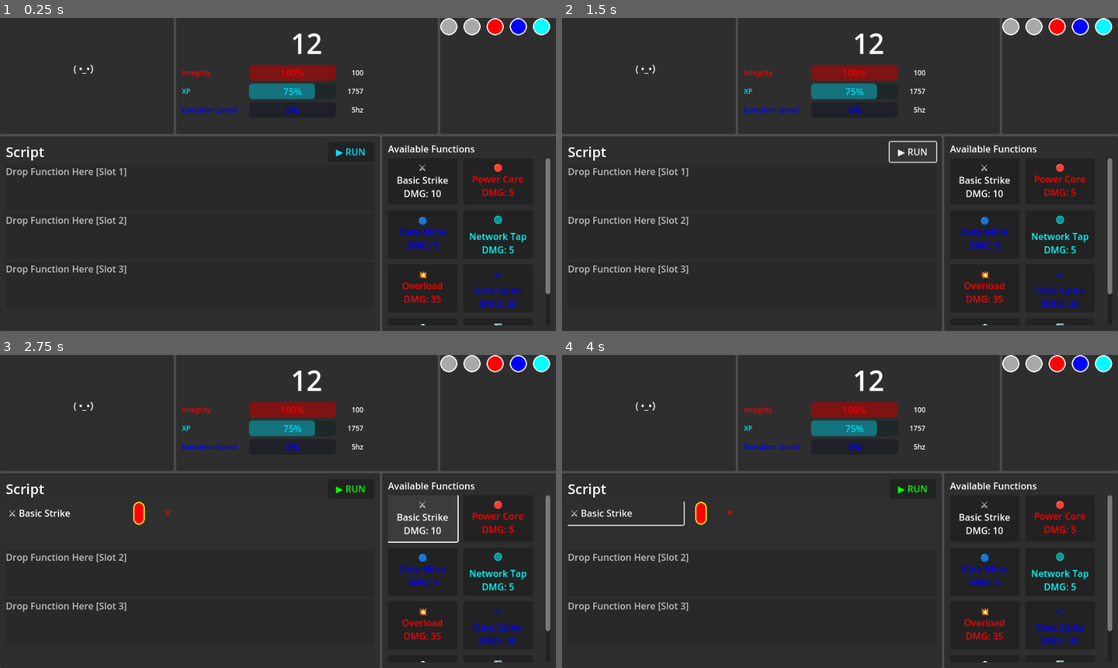
Above: before the commit, frames 1-4 (two rows, left to right).
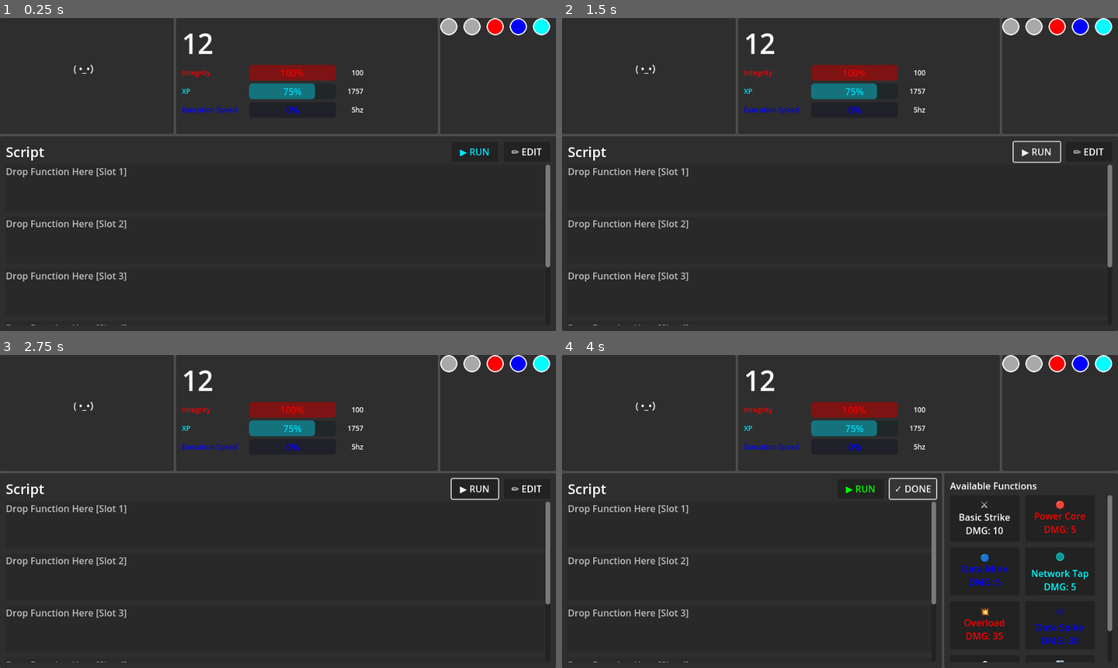
Above: after the commit, the same moments.

Repository: timrolls/Idle-Hacker
Game: Godot game, scene res://Scenes/Prototype/function_combat_prototype.tscn
The game is run twice, just before and just after one commit, with the same random seed, the same clock (stepped at 60 frames per second) and the same inputs. This scene is started directly instead of the project's main scene.
Inputs (mouse positions are in pixels of both pictures, inside the frame that each line leads up to):
- Up to frame 1 (0.25 s): no input
- Up to frame 2 (1.5 s): click "▶ RUN" at 0.5 s; click "⏸ PAUSE" at 1.25 s
- Up to frame 3 (2.75 s): click (422, 517) at 2 s, where only the run before the commit has a clickable "⚔ Basic Strike DMG: 10"
- Up to frame 4 (4 s): click (623, 514) at 2.75 s, where only the run before the commit has a clickable "⚔ Basic Strike"; click (1090, 489) at 3.5 s, where only the run after the commit has a clickable "✏ EDIT"

The runs differ from the first frame. In frame 1, 3.1% of the frame differs, in the area x 1-99%, y 4-100%; in frame 2, 3.4%; in frame 3, 4.0%; in frame 4, 2.3%.

Commit message:
added an edit toggle for the script list

Diff:
--- a/idle-hacker/Scenes/Prototype/function_combat_prototype.gd
+++ b/idle-hacker/Scenes/Prototype/function_combat_prototype.gd
@@ -1,4 +1,4 @@
-# FunctionCombatPrototype.gd
+# FunctionCombatPrototype.gd - Complete script with edit mode
 extends Control
 
 # Energy types
@@ -30,13 +30,13 @@
 	var max_health: int = 100
 	var current_health: int = 100
 	var energy_queue: Array = []  # Max 5 slots
-	var function_script: Array = []  # Array of CombatFunction - Max 3 slots
+	var function_script: Array = []  # Array of CombatFunction - Max 5 slots
 	var execution_speed: float = 2.0  # Seconds between attacks
 	var attack_timer: float = 0.0
 	var integrity: float = 1.0  # 0.0 to 1.0
 	var xp: int = 1757
 	var current_function_index: int = 0
-	var max_function_slots: int = 3
+	var max_function_slots: int = 5
 
 	func _init():
 		# Initialize with 5 empty energy slots
@@ -90,6 +90,8 @@
 @onready var xp_bar = $VBox/TopPanel/StatsPanel/StatsVBox/BarsGrid/XPBar
 @onready var execution_bar = $VBox/TopPanel/StatsPanel/StatsVBox/BarsGrid/ExecutionBar
 @onready var run_button = $VBox/BottomPanel/LeftPanel/LeftVBox/HeaderContainer/RunButton
+@onready var edit_button = $VBox/BottomPanel/LeftPanel/LeftVBox/HeaderContainer/EditButton
+@onready var right_panel = $VBox/BottomPanel/RightPanel
 
 # Test agent
 var test_agent: FunctionAgent
@@ -98,16 +100,24 @@
 var drag_preview: Control = null
 var dragging_function: CombatFunction = null
 var dragging_from_slot: int = -1
-var is_dragging: bool = false  # Add explicit dragging state
+var is_dragging: bool = false
 
 # Execution control
 var is_running: bool = false
+var is_editing: bool = false
 var last_function_script_size: int = 0
 var last_current_function_index: int = 0
 
 func _ready():
-	# Connect the run button
+	print("FunctionCombatPrototype _ready() called")
+
+	# Connect the buttons
 	run_button.pressed.connect(_on_run_button_pressed)
+	edit_button.pressed.connect(_on_edit_button_pressed)
+
+	print("Button connections made")
+	print("Edit button: ", edit_button)
+	print("Right panel: ", right_panel)
 
 	create_test_agent()
 	setup_available_functions()
@@ -116,6 +126,7 @@
 	update_energy_display()
 	update_function_display()  # Force initial display of empty slots
 	update_stats_display()
+	update_edit_mode_display()  # Set initial edit mode state
 
 	# Set up tracking variables after initial display
 	last_function_script_size = test_agent.function_script.size()
@@ -128,7 +139,68 @@
 	timer.autostart = true
 	add_child(timer)
 
+	print("_ready() completed")
+
+func _on_edit_button_pressed():
+	print("EDIT BUTTON PRESSED!")
+	is_editing = !is_editing
+
+	print("Edit button pressed! is_editing is now: ", is_editing)
+	print("Right panel node: ", right_panel)
+	print("Right panel current visibility: ", right_panel.visible if right_panel else "NULL")
+
+	if is_editing:
+		# Enter edit mode
+		edit_button.text = "✓ DONE"
+		edit_button.add_theme_color_override("font_color", Color.GREEN)
+
+		# Pause execution and reset timer
+		is_running = false
+		test_agent.attack_timer = 0.0
+		test_agent.current_function_index = 0
+
+		# Update run button to show paused state
+		run_button.text = "▶ RUN"
+		run_button.add_theme_color_override("font_color", Color.GREEN)
+
+		print("Edit mode enabled - execution paused")
+	else:
+		# Exit edit mode
+		edit_button.text = "✏ EDIT"
+		edit_button.add_theme_color_override("font_color", Color.WHITE)
+
+		print("Edit mode disabled")
+
+	# Update display
+	update_edit_mode_display()
+	update_function_display()  # Refresh function highlighting
+	last_function_script_size = test_agent.function_script.size()
+	last_current_function_index = test_agent.current_function_index
+
+func update_edit_mode_display():
+	print("Updating edit mode display. is_editing: ", is_editing)
+
+	if not right_panel:
+		print("ERROR: right_panel is null! Trying to find it manually...")
+		right_panel = get_node_or_null("VBox/BottomPanel/RightPanel")
+		if right_panel:
+			print("Found right_panel manually: ", right_panel)
+		else:
+			print("Still couldn't find right_panel!")
+			return
+
+	# Show/hide the available functions panel based on edit mode
+	print("Setting right_panel.visible to: ", is_editing)
+	right_panel.visible = is_editing
+	print("Right panel visibility after setting: ", right_panel.visible)
+
 func _on_run_button_pressed():
+	print("RUN BUTTON PRESSED!")
+	# Can't run while in edit mode
+	if is_editing:
+		print("Cannot run while in edit mode")
+		return
+
 	is_running = !is_running
 
 	if is_running:
@@ -250,9 +322,8 @@
 	button.mouse_exited.connect(_on_function_button_unhover.bind(button))
 	button.pressed.connect(_on_function_button_pressed.bind(button))
 
-	# Add drag detection using button_down/button_up
+	# Add drag detection using button_down only
 	button.button_down.connect(_on_function_button_down.bind(button))
-	#button.button_up.connect(_on_function_button_up.bind(button))
 
 	return button
 
@@ -294,6 +365,11 @@
 		start_slot_drag(combat_function, slot_index)
 
 func start_slot_drag(combat_function: CombatFunction, from_index: int):
+	# Can only drag when in edit mode
+	if not is_editing:
+		print("Cannot drag functions when not in edit mode")
+		return
+
 	# Prevent multiple drags
 	if is_dragging:
 		return
@@ -307,6 +383,11 @@
 	print("Started dragging function: ", combat_function.name, " from slot: ", from_index)
 
 func start_drag(combat_function: CombatFunction, button: Button):
+	# Can only drag when in edit mode
+	if not is_editing:
+		print("Cannot drag functions when not in edit mode")
+		return
+
 	# Check if script is full first
 	if test_agent.function_script.size() >= test_agent.max_function_slots:
 		flash_script_area_full()
@@ -676,6 +757,11 @@
 	return slot
 
 func _on_remove_function(index: int):
+	# Can only remove when in edit mode
+	if not is_editing:
+		print("Cannot remove functions when not in edit mode")
+		return
+
 	test_agent.function_script.remove_at(index)
 	# Force function display update since we changed the script
 	update_function_display()
--- a/idle-hacker/Scenes/Prototype/function_combat_prototype.tscn
+++ b/idle-hacker/Scenes/Prototype/function_combat_prototype.tscn
@@ -64,7 +64,6 @@
 layout_mode = 2
 theme_override_font_sizes/font_size = 48
 text = "12"
-horizontal_alignment = 1
 
 [node name="BarsGrid" type="GridContainer" parent="VBox/TopPanel/StatsPanel/StatsVBox"]
 layout_mode = 2
@@ -169,15 +168,25 @@
 theme_override_colors/font_color = Color(0.00392157, 0.898039, 0.996078, 1)
 text = "▶ RUN"
 
+[node name="EditButton" type="Button" parent="VBox/BottomPanel/LeftPanel/LeftVBox/HeaderContainer"]
+custom_minimum_size = Vector2(80, 30)
+layout_mode = 2
+theme_override_colors/font_color = Color(1, 1, 1, 1)
+text = "✏ EDIT"
+
 [node name="FunctionListContainer" type="ScrollContainer" parent="VBox/BottomPanel/LeftPanel/LeftVBox"]
 layout_mode = 2
 size_flags_vertical = 3
+horizontal_scroll_mode = 0
+vertical_scroll_mode = 2
 
 [node name="FunctionList" type="VBoxContainer" parent="VBox/BottomPanel/LeftPanel/LeftVBox/FunctionListContainer"]
 layout_mode = 2
 size_flags_horizontal = 3
+theme_override_constants/separation = 10
 
 [node name="RightPanel" type="Panel" parent="VBox/BottomPanel"]
+visible = false
 custom_minimum_size = Vector2(300, 0)
 layout_mode = 2
 
